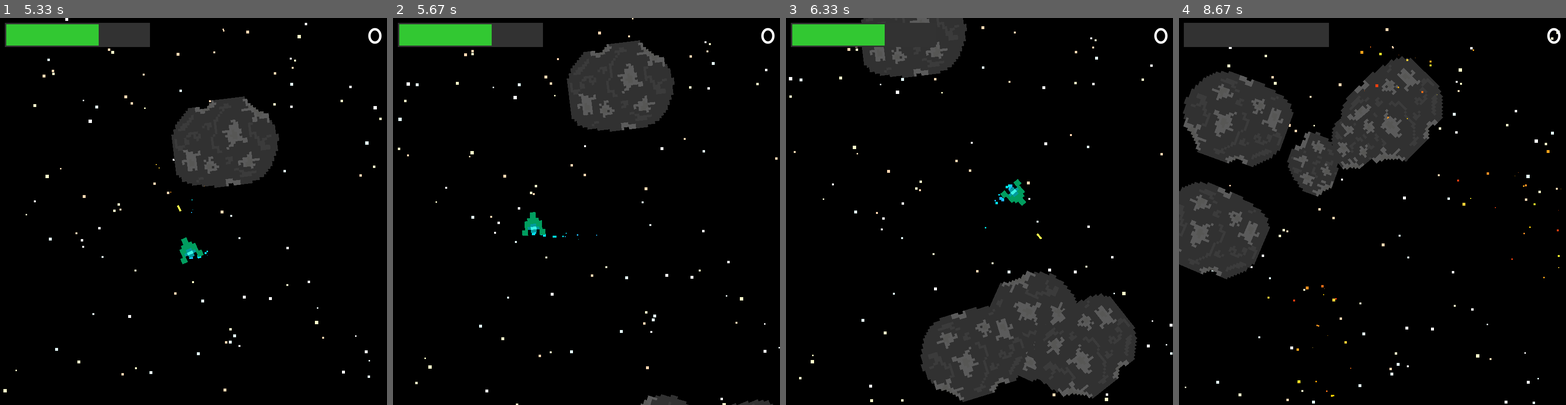
Above: before the commit, frames 1-4 (left to right).
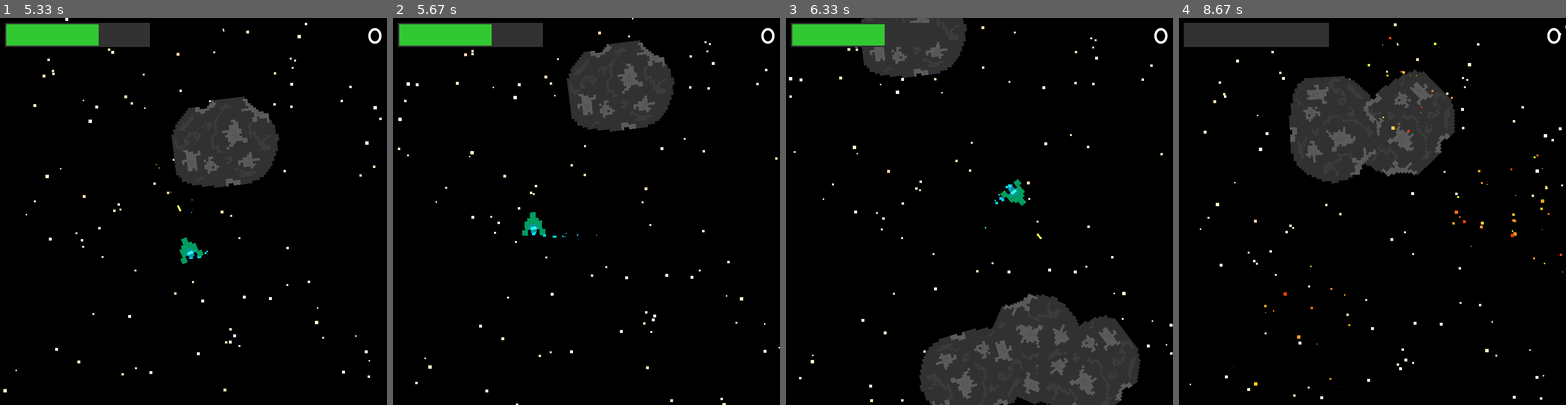
Above: after the commit, the same moments.

Repository: Yu266426/Hack-Club
Game: pygame game, started from 2023-2024/Space Shooter/main.py
The game is run twice, just before and just after one commit, with the same random seed, the same clock (stepped at 60 frames per second) and the same inputs.
Inputs (mouse positions are in pixels of both pictures, inside the frame that each line leads up to):
- Up to frame 1 (5.33 s): tap Space at 0.33 s; click (317, 199) at 0.72 s; hold D 1-1.47 s; click (193, 238) at 1.08 s; hold W 1.55-1.85 s; click (232, 296) at 1.63 s; hold D 1.88-2.35 s; click (73, 304) at 1.97 s; hold A 2.38-2.92 s; click (336, 346) at 2.47 s; hold S 2.95-3.25 s; move the mouse to (92, 68) at 2.98 s; click (92, 68) at 3.03 s; hold A 3.28-3.68 s; move the mouse to (100, 134) at 3.32 s; click (100, 134) at 3.37 s; hold W 3.72-4.08 s; click (174, 312) at 3.8 s; hold D 4.12-4.75 s; click (193, 257) at 4.2 s; hold S 4.78-5.15 s; click (340, 358) at 4.87 s; hold A from 5.18 s (still down); click (139, 130) at 5.27 s
- Up to frame 2 (5.67 s): release A at 5.65 s
- Up to frame 3 (6.33 s): hold D 5.68-6.15 s; click (1056, 180) at 5.77 s; hold W from 6.18 s (still down); click (1114, 312) at 6.27 s
- Up to frame 4 (8.67 s): release W at 6.48 s; hold D 6.52-6.98 s; click (1492, 203) at 6.6 s; hold A 7.02-7.55 s; click (1248, 250) at 7.1 s; hold S 7.58-7.88 s; move the mouse to (1248, 161) at 7.62 s; click (1248, 161) at 7.67 s

Frame 1 is identical in both runs. In frame 2, 0.3% of the frame differs, in the area x 64-99%, y 97-100%; in frame 3, 8.4%; in frame 4, 17%, in the area x 0-100%, y 1-100%.

Commit message:
Fair leaderboard

Diff:
--- a/2023-2024/Space Shooter/data/leaderboard.json
+++ b/2023-2024/Space Shooter/data/leaderboard.json
@@ -1,3 +1,17 @@
 {
-  "tiger zhang": 425
+  "tiger zhang": 580,
+  "brady hsu": 260,
+  "henry morton": 180,
+  "fb": 80,
+  "dome jiang": 435,
+  "amon gus": 275,
+  "doe jiang": 335,
+  "aidan": 155,
+  "gautam": 340,
+  "lucas quon": 135,
+  "henry moron": 175,
+  "smold": 100,
+  "mr. kim": 150,
+  "ashley liu": 240,
+  "big d": 420
 }
--- a/2023-2024/Space Shooter/data/modules/game.py
+++ b/2023-2024/Space Shooter/data/modules/game.py
@@ -43,7 +43,7 @@
 		self.player_shoot_timer = Timer(0.18)
 		self.player_trail_timer = Timer(0.02)
 
-		self.death_timer = Timer(6, start_on=False)
+		self.death_timer = Timer(4, start_on=False)
 
 		self.score = 0
 
@@ -144,11 +144,10 @@
 
 					self.asteroids.append(Asteroid(AsteroidTypes.Large, pos, get_angle_to(pos, self.player.pos)))
 
-			self.asteroid_spawn_timer.time *= 0.90
-			if self.asteroid_spawn_timer.time < 0.3:
-				self.asteroid_spawn_timer.time = 0.3
+			self.asteroid_spawn_timer.time *= 0.92
+			if self.asteroid_spawn_timer.time < 0.35:
+				self.asteroid_spawn_timer.time = 0.35
 			self.asteroid_spawn_timer.start()
-			print(self.asteroid_spawn_timer.time)
 
 	def game_update(self, delta):
 		self.scroll = self.scroll.lerp(self.player.pos - pygame.Vector2(SCREEN_WIDTH / 2, SCREEN_HEIGHT / 2), min(0.07 * delta, 1))
@@ -263,6 +262,7 @@
 		if not self.player.alive and self.death_timer.done() and len(self.asteroids) == 0:
 			self.end_score_text.text = f"Score: {self.score}"
 			self.game_state = GameStates.End
+			self.end_textbox.selected = True
 
 	def update(self):
 		self.clock.tick()
